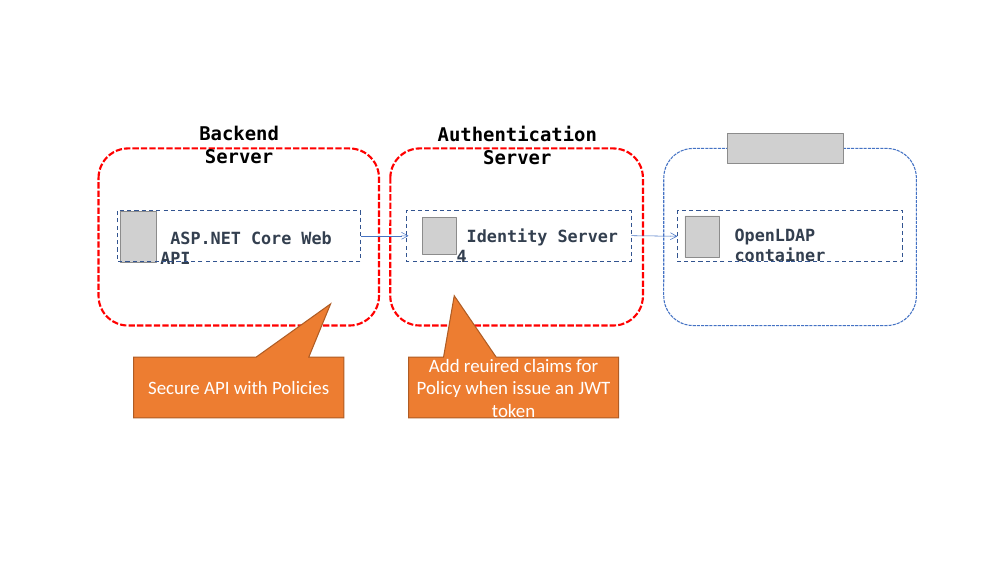
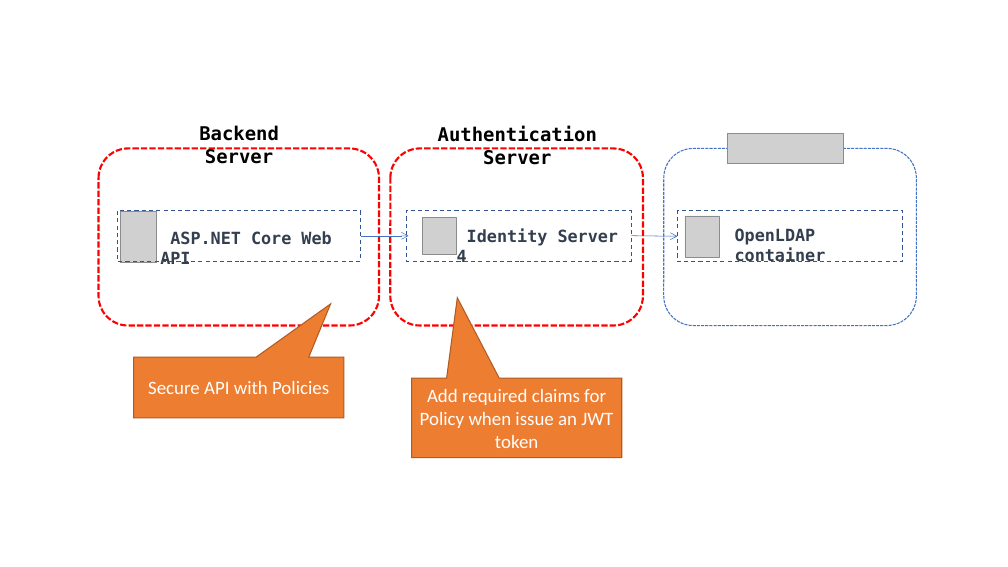
Before and after one commit to KarateJB/AspNetCore.IdentityServer4.Sample, a slide deck: slide 3 of Doc/Architecture.pptx. Drawn at 1008x567 pixels with LibreOffice and Linux fonts; fonts in the diff are those of the drawing; grey boxes stand for pictures. Boxes give left, top, right and bottom in pixels: in the first picture for what was removed or moved away, otherwise in the second. Text is boxed around its words. In the diff, an @@ line names an element or a change of style, - is before the commit and + after.

Commit message:
Complete tutorial for policy-based authorization

```diff
--- a/Doc/Architecture.pptx
+++ b/Doc/Architecture.pptx
@@ speech box "Add required claims for Policy ...": place and size @@
-speech box "Add required claims for Policy ..." at bbox=[408, 357, 619, 417]
+speech box "Add required claims for Policy ..." at bbox=[411, 378, 622, 457]
@@ text in speech box at bbox=[420, 389, 613, 448]: text changed @@
-Add reuired claims for Policy when issue an JWT token
+Add required claims for Policy when issue an JWT token
```
Also in this commit, not shown: 5 other files.
